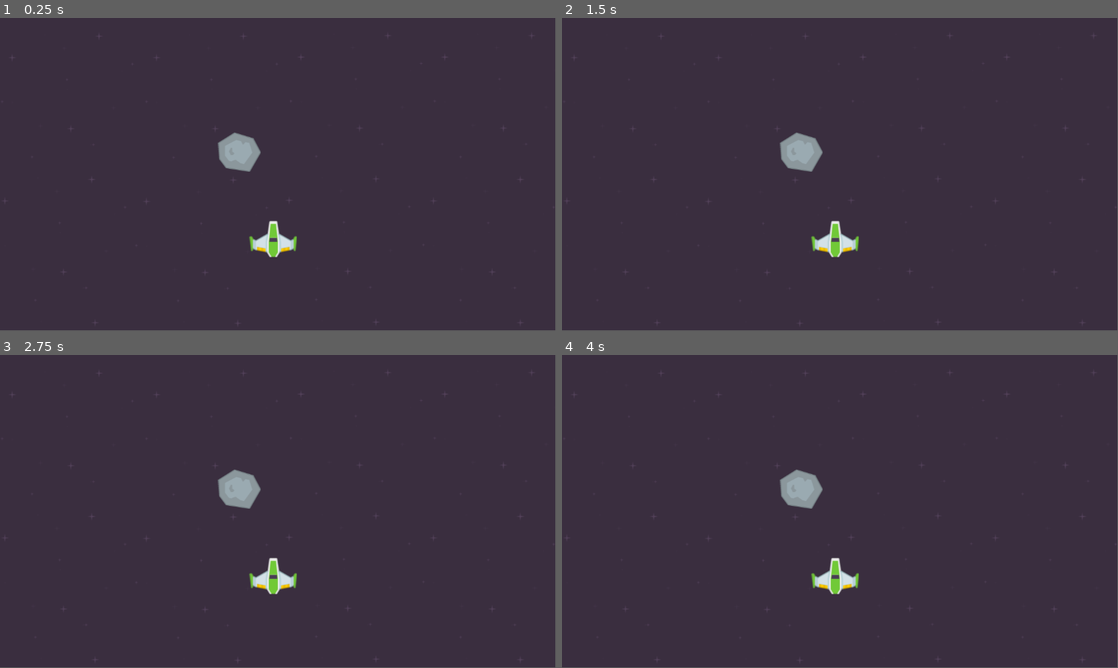
Above: before the commit, frames 1-4 (two rows, left to right).
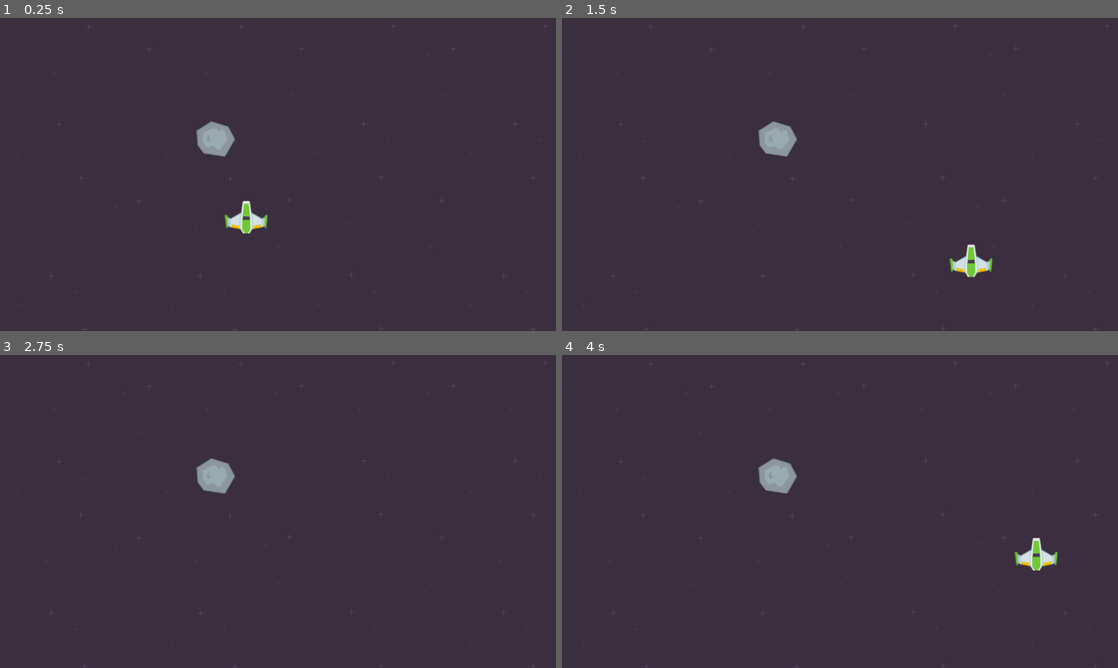
Above: after the commit, the same moments.

Repository: DemianFlury/SpaceShooter
Game: Godot game, scene res://Scenes/level.tscn
Two runs of this game, one before a commit and one after it. Both use one fixed random seed, a clock stepped at 60 frames per second and the inputs below. Before the commit the project has no main scene; this scene is started directly in both runs.
Inputs:
- Up to frame 1 (0.25 s): no input
- Up to frame 2 (1.5 s): tap Enter at 0.5 s; hold Right (right, bound only after the commit) 0.53-1.28 s; hold Down (back, bound only after the commit) from 1.28 s (still down)
- Up to frame 3 (2.75 s): release Down (back, bound only after the commit) at 2.03 s; hold Right (right, bound only after the commit) from 2.03 s (still down)
- Up to frame 4 (4 s): tap Space at 2.75 s; release Right (right, bound only after the commit) at 2.78 s; hold Up (forward, bound only after the commit) 2.78-3.53 s; tap Enter at 3.5 s; hold Left (left, bound only after the commit) from 3.53 s (still down)
The window is 799x449 before the commit and 800x450 after it. Grey fills any space a smaller window leaves; there, only what the larger window draws over its background counts as a difference.

The runs differ from the first frame. In frame 1, 2.0% of the frame differs, in the area x 2-99%, y 2-100%; in frame 2, 2.0%; in frame 3, 1.6%; in frame 4, 2.0%.

Commit message:
add basic player movement

Diff:
--- a/Scenes/level.tscn
+++ b/Scenes/level.tscn
@@ -11,8 +11,8 @@
 position = Vector2(567, 459)
 
 [node name="Background" type="Sprite2D" parent="."]
-position = Vector2(576, 329)
-scale = Vector2(1.17, 1.17)
+position = Vector2(638, 361)
+scale = Vector2(1.37, 1.37)
 texture = ExtResource("2_7lf3x")
 
 [node name="Meteor" parent="." instance=ExtResource("3_lyttj")]
--- /dev/null
+++ b/Scenes/player.gd
@@ -0,0 +1,13 @@
+extends Node2D
+
+var speed := 500
+
+# Called when the node enters the scene tree for the first time.
+func _ready():
+	pass # Replace with function body.
+
+
+# Called every frame. 'delta' is the elapsed time since the previous frame.
+func _process(delta):
+	var direction = Input.get_vector("left", "right", "forward", "back")
+	position += direction * speed * delta
--- a/Scenes/player.tscn
+++ b/Scenes/player.tscn
@@ -1,8 +1,10 @@
-[gd_scene load_steps=2 format=3 uid="uid://crwtuiorbsreg"]
+[gd_scene load_steps=3 format=3 uid="uid://crwtuiorbsreg"]
 
 [ext_resource type="Texture2D" uid="uid://d2fu7mu37n86n" path="res://Sprites/Ships/playerShip1_green.png" id="1_d6ye6"]
+[ext_resource type="Script" path="res://Scenes/player.gd" id="1_l7w53"]
 
 [node name="Player" type="Node2D"]
+script = ExtResource("1_l7w53")
 
 [node name="PlayerSprite" type="Sprite2D" parent="."]
 texture = ExtResource("1_d6ye6")
--- a/project.godot
+++ b/project.godot
@@ -11,5 +11,34 @@
 [application]
 
 config/name="SpaceShooter"
+run/main_scene="res://Scenes/level.tscn"
 config/features=PackedStringArray("4.2", "Forward Plus")
 config/icon="res://icon.svg"
+
+[display]
+
+window/size/viewport_width=1280
+window/size/viewport_height=720
+
+[input]
+
+forward={
+"deadzone": 0.5,
+"events": [Object(InputEventKey,"resource_local_to_scene":false,"resource_name":"","device":0,"window_id":0,"alt_pressed":false,"shift_pressed":false,"ctrl_pressed":false,"meta_pressed":false,"pressed":false,"keycode":0,"physical_keycode":4194320,"key_label":0,"unicode":0,"echo":false,"script":null)
+]
+}
+left={
+"deadzone": 0.5,
+"events": [Object(InputEventKey,"resource_local_to_scene":false,"resource_name":"","device":-1,"window_id":0,"alt_pressed":false,"shift_pressed":false,"ctrl_pressed":false,"meta_pressed":false,"pressed":false,"keycode":0,"physical_keycode":4194319,"key_label":0,"unicode":0,"echo":false,"script":null)
+]
+}
+right={
+"deadzone": 0.5,
+"events": [Object(InputEventKey,"resource_local_to_scene":false,"resource_name":"","device":-1,"window_id":0,"alt_pressed":false,"shift_pressed":false,"ctrl_pressed":false,"meta_pressed":false,"pressed":false,"keycode":0,"physical_keycode":4194321,"key_label":0,"unicode":0,"echo":false,"script":null)
+]
+}
+back={
+"deadzone": 0.5,
+"events": [Object(InputEventKey,"resource_local_to_scene":false,"resource_name":"","device":-1,"window_id":0,"alt_pressed":false,"shift_pressed":false,"ctrl_pressed":false,"meta_pressed":false,"pressed":false,"keycode":0,"physical_keycode":4194322,"key_label":0,"unicode":0,"echo":false,"script":null)
+]
+}
